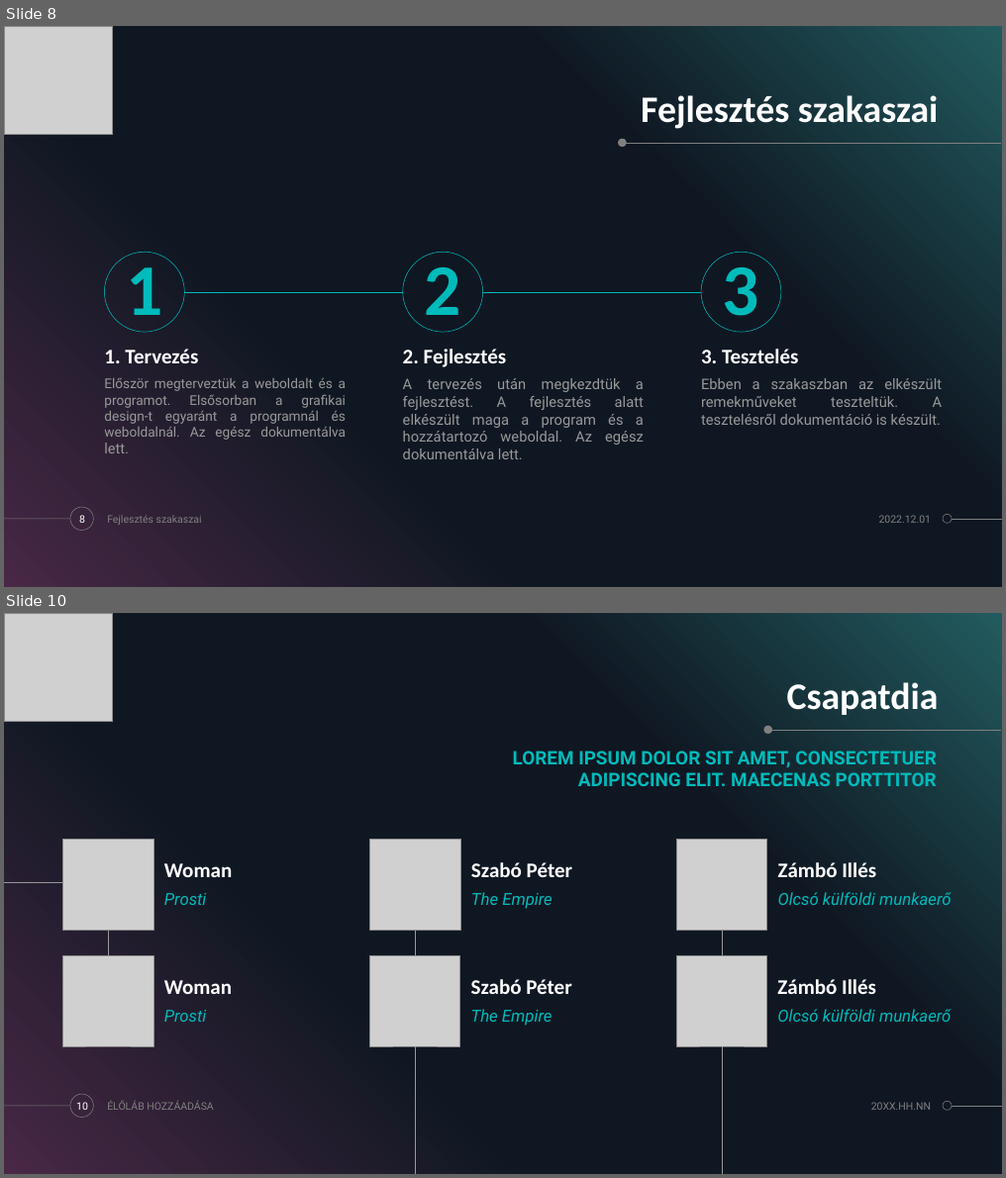
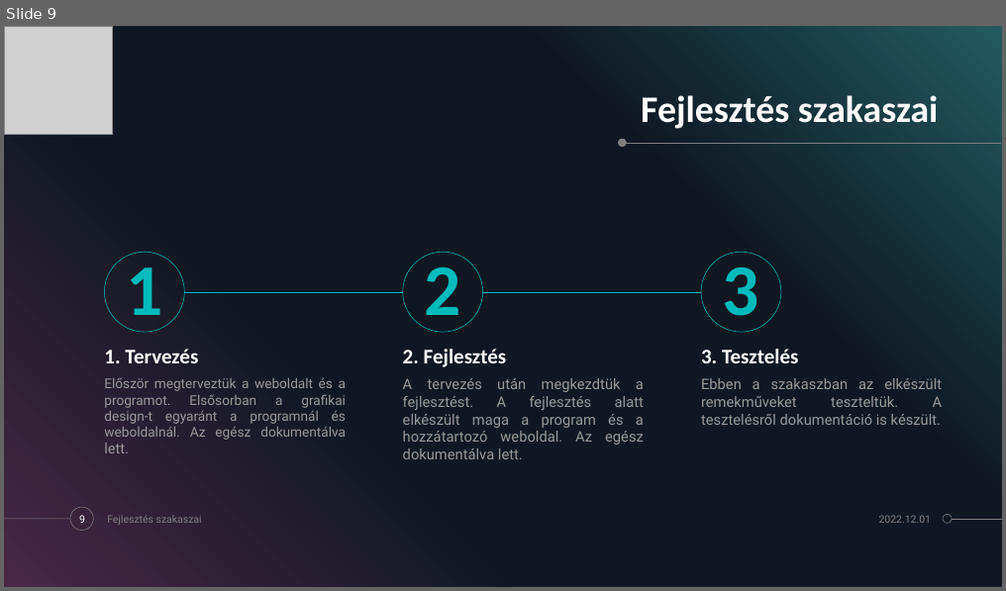
Before and after one commit to zamboilles21/terfelszinszamitas, a slide deck: documentation/PPT/TerFelSzoft.pptx. Shown one above the other, each under a label of ours: slides 8 and 10 before the commit, slide 9 after it; the slides between them are not shown. The pictures are 1006x1178 and 1006x591 pixels, drawn with LibreOffice and Linux fonts; fonts in the diff are those of the drawing; grey boxes stand for pictures. Boxes give left, top, right and bottom in pixels: in the first picture for what was removed or moved away, otherwise in the second. Text is boxed around its words. In the diff, an @@ line names an element or a change of style, - is before the commit and + after.

```diff
--- a/documentation/PPT/TerFelSzoft.pptx
+++ b/documentation/PPT/TerFelSzoft.pptx
@@ slide 10 removed at <box>4,613,1002,1174</box>, background #000000; not listed: 5 template elements that a slide beside it also shows @@
@@ picture removed at <box>4,613,113,722</box> @@
@@ title removed at <box>787,682,939,715</box> @@
-Csapatdia
@@ ellipse removed at <box>764,725,773,734</box> @@
@@ line removed from (1001, 730) to (767, 730) @@
@@ text removed at <box>513,751,937,786</box> @@
-LOREM IPSUM DOLOR SIT AMET, CONSECTETUER ADIPISCING ELIT. MAECENAS PORTTITOR
@@ picture removed at <box>63,839,153,930</box> @@
@@ picture removed at <box>370,839,460,930</box> @@
@@ picture removed at <box>677,839,767,930</box> @@
@@ text removed at <box>164,863,232,877</box> @@
-Woman
@@ text removed at <box>471,862,572,877</box> @@
-Szabó Péter
@@ text removed at <box>778,862,876,877</box> @@
-Zámbó Illés
@@ line removed from (4, 882) to (63, 882) @@
@@ text removed at <box>164,893,206,905</box> @@
-Prosti
@@ text removed at <box>471,892,551,909</box> @@
-The Empire
@@ text removed at <box>778,892,950,905</box> @@
-Olcsó külföldi munkaerő
@@ line removed from (108, 956) to (108, 930) @@
@@ line removed from (416, 1174) to (416, 930) @@
@@ line removed from (722, 1174) to (722, 930) @@
@@ picture removed at <box>63,956,153,1047</box> @@
@@ picture removed at <box>370,956,460,1047</box> @@
@@ picture removed at <box>676,956,767,1047</box> @@
@@ text removed at <box>164,980,232,994</box> @@
-Woman
@@ text removed at <box>471,979,571,994</box> @@
-Szabó Péter
@@ text removed at <box>777,979,876,994</box> @@
-Zámbó Illés
@@ text removed at <box>164,1010,206,1022</box> @@
-Prosti
@@ text removed at <box>471,1009,551,1026</box> @@
-The Empire
@@ text removed at <box>777,1009,950,1022</box> @@
-Olcsó külföldi munkaerő
@@ page number removed at <box>76,1102,88,1110</box> @@
-10
@@ text removed at <box>107,1101,213,1110</box> @@
-ÉLŐLÁB HOZZÁADÁSA
@@ text removed at <box>871,1102,931,1110</box> @@
-20XX.HH.NN
@@ what was slide 8 is now slide 9 @@
```
Also in this commit, not shown: 7 slides changed, 2 other slides removed.
